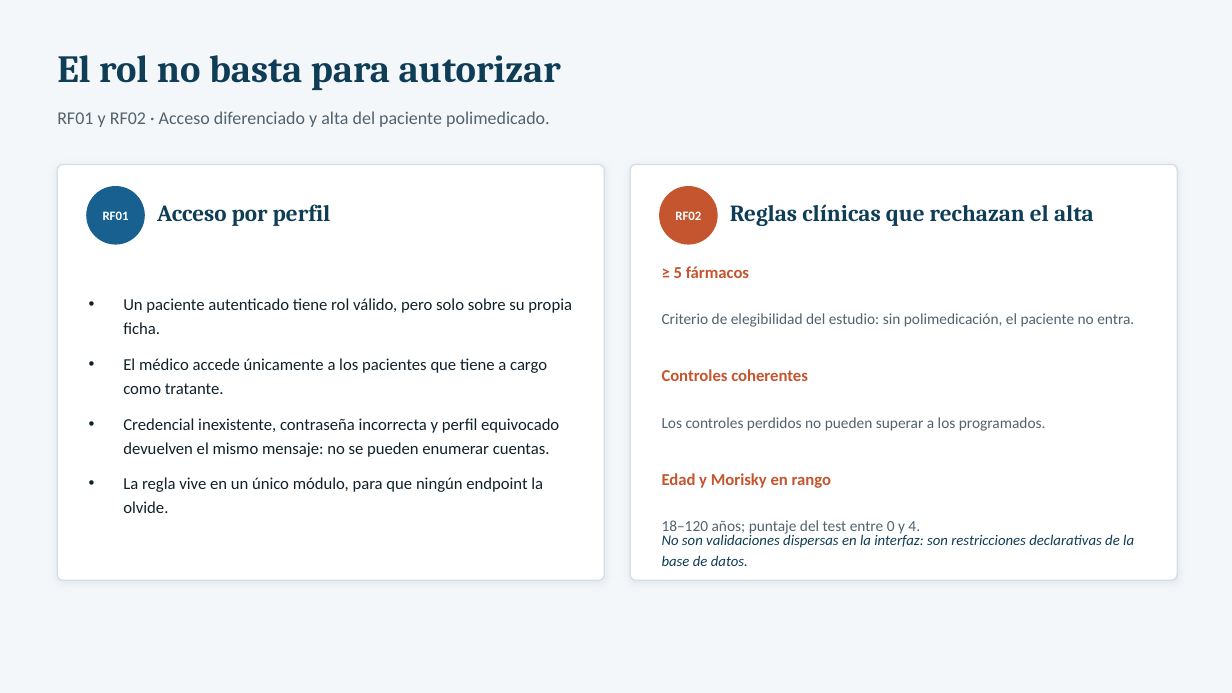
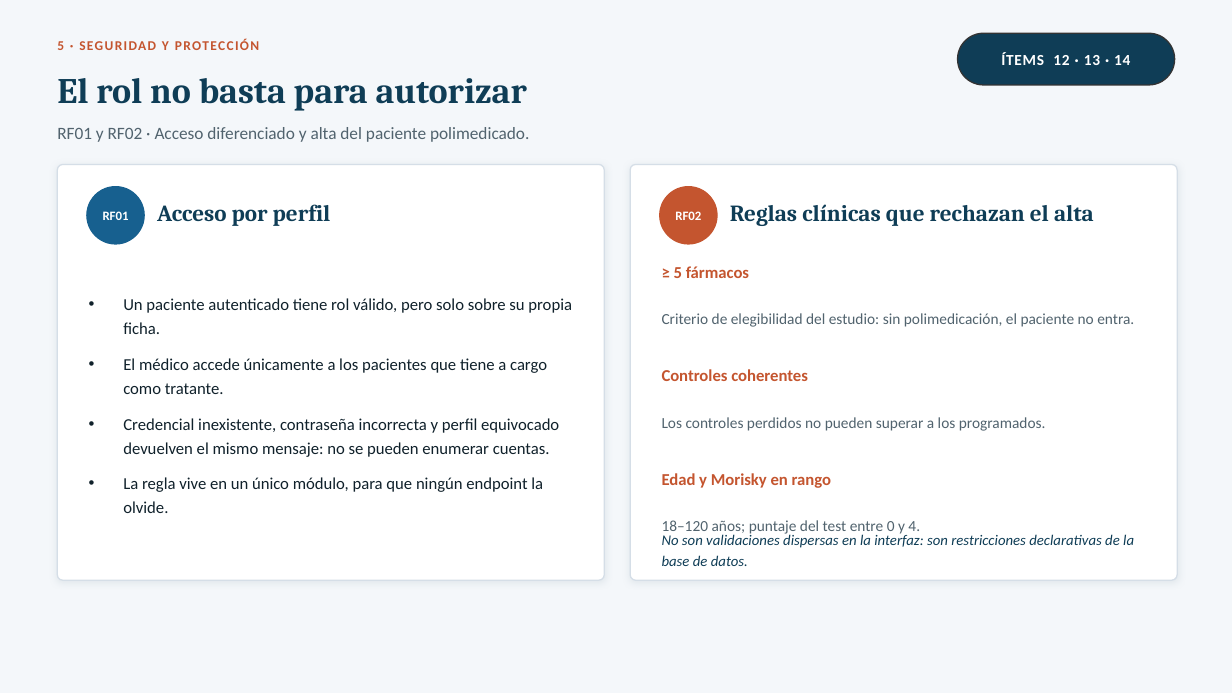
Before and after one commit to Leocix/sistema-soporte-clinico, a slide deck: slide 11 of documentacion/04_exposicion/Exposicion_50.pptx (slide 7 before the commit). Drawn at 1232x693 pixels with LibreOffice and Linux fonts; fonts in the diff are those of the drawing. Boxes give left, top, right and bottom in pixels: in the first picture for what was removed or moved away, otherwise in the second. Text is boxed around its words. In the diff, an @@ line names an element or a change of style, - is before the commit and + after.

```diff
--- a/documentacion/04_exposicion/Exposicion_50.pptx
+++ b/documentacion/04_exposicion/Exposicion_50.pptx
@@ text added at box(57, 41, 169, 50), 10.5 pt, text #C4552F, bold @@
+5 · SEGURIDAD Y PROTECCIÓN
@@ rounded rectangle added at box(958, 33, 1175, 85), fill #0F3D56, outline #333333 1 pt @@
@@ text added at box(1001, 52, 1130, 65), 12 pt, text #FFFFFF, bold @@
+ÍTEMS 12 · 13 · 14
@@ text "El rol no basta para ...": place and size @@
-text "El rol no basta para ..." at box(57, 55, 561, 90)
+text "El rol no basta para ..." at box(57, 78, 527, 111)
@@ text "El rol no basta para ..." at box(57, 78, 527, 111): size 30 to 28 pt @@
@@ text "RF01 y RF02 · Acceso ...": place and size @@
-text "RF01 y RF02 · Acceso ..." at box(57, 111, 550, 127)
+text "RF01 y RF02 · Acceso ..." at box(57, 127, 529, 142)
@@ text "RF01 y RF02 · Acceso ..." at box(57, 127, 529, 142): size 14 to 13.5 pt @@
```
Also in this commit, not shown: 11 other slides changed, 3 slides added, 4 other files.
